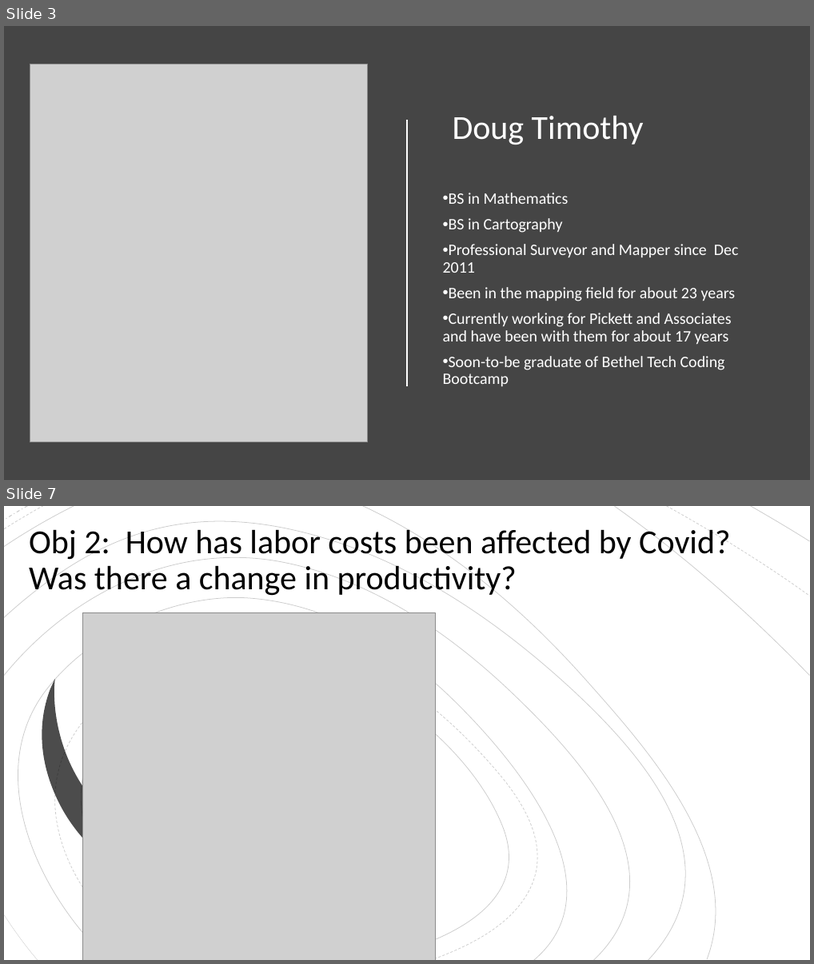
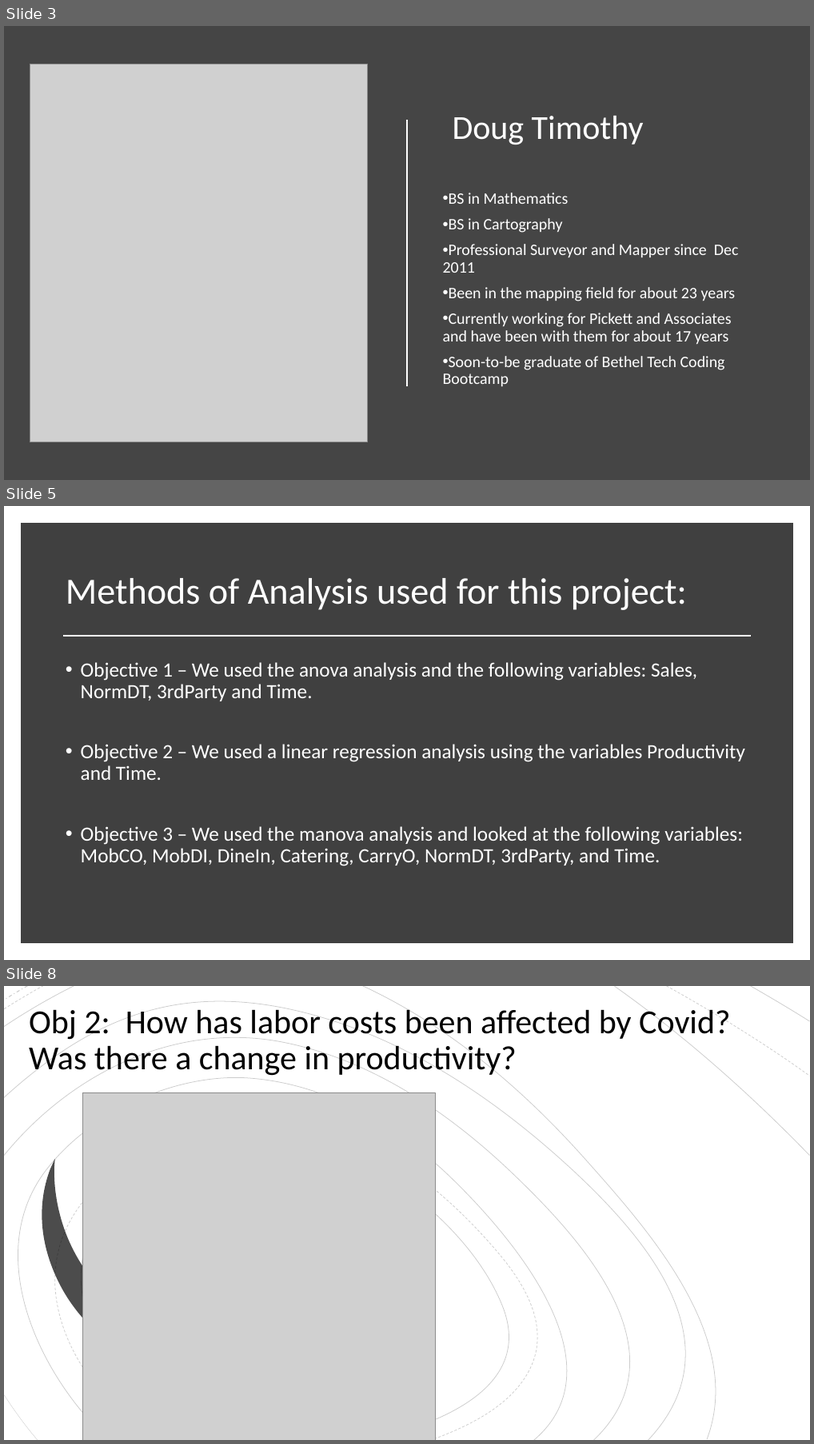
Before and after one commit to East-Coast-Collaboration/Final-Project, a slide deck: Presentation.pptx. Shown one above the other, each under a label of ours: slides 3 and 7 before the commit, slides 3, 5 and 8 after it; the slides between them are not shown. The pictures are 814x964 and 814x1444 pixels, drawn with LibreOffice and Linux fonts; fonts in the diff are those of the drawing; grey boxes stand for pictures. Boxes give left, top, right and bottom in pixels: in the first picture for what was removed or moved away, otherwise in the second. Text is boxed around its words. In the diff, an @@ line names an element or a change of style, - is before the commit and + after.

```diff
--- a/Presentation.pptx
+++ b/Presentation.pptx
@@ slide 5 added at (4, 506, 810, 960), background #FFFFFF @@
@@ rectangle added at (25, 527, 790, 939), fill #404040, outline #404040 10 pt @@
@@ title added at (66, 578, 687, 610), 44 pt, text #FFFFFF @@
+Methods of Analysis used for this project:
@@ line added from (63, 636) to (751, 636), #FFFFFF 1.75 pt @@
@@ text added at (81, 662, 746, 866), 24 pt, text #FFFFFF @@
+• Objective 1 – We used the anova analysis and the following variables: Sales, NormDT, 3rdParty and Time.
+• Objective 2 – We used a linear regression analysis using the variables Productivity and Time.
+• Objective 3 – We used the manova analysis and looked at the following variables: MobCO, MobDI, DineIn, Catering, CarryO, NormDT, 3rdParty, and Time.
@@ what was slide 7 is now slide 8 @@
```
Also in this commit, not shown: 2 slides changed, 2 other slides added, 2 slides removed, 1 other file.
